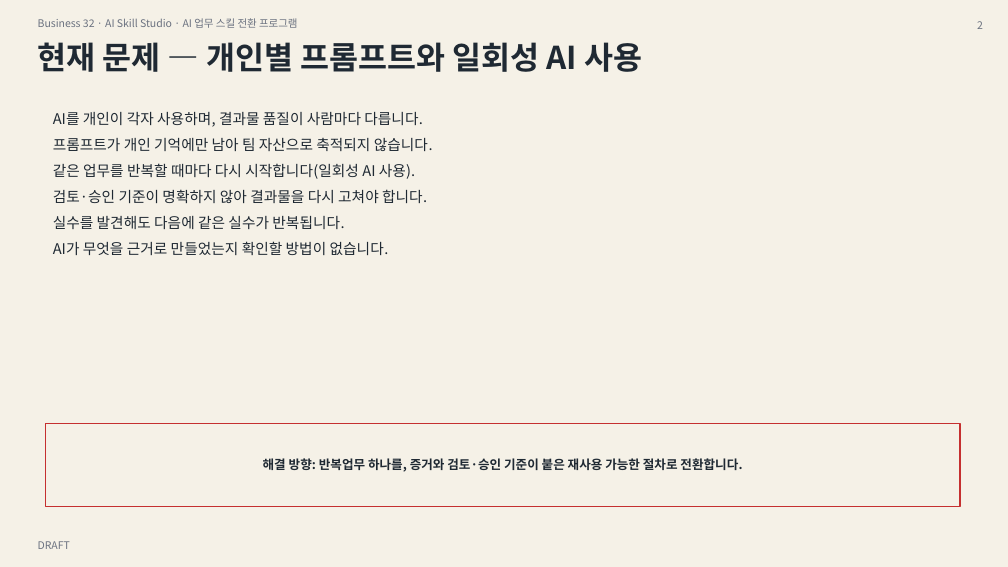
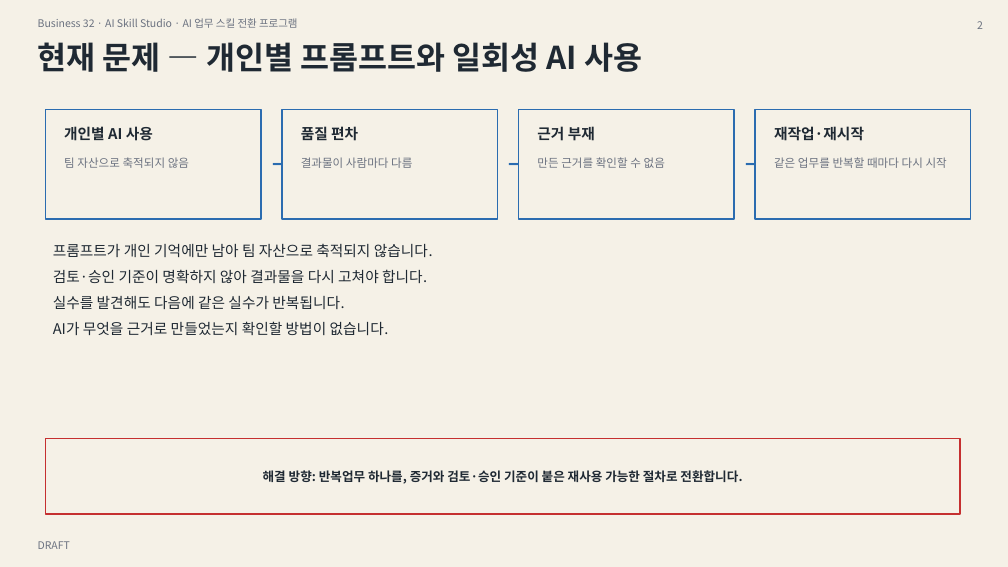
Before and after one commit to skerishKang/ai-revenue-lab, a slide deck: slide 2 of docs/commercial/business-32-ai-skill-studio/customer-package/Business32_Master_Proposal_10p.pptx. Drawn at 1008x567 pixels with LibreOffice and Linux fonts; fonts in the diff are those of the drawing. Boxes give left, top, right and bottom in pixels: in the first picture for what was removed or moved away, otherwise in the second. Text is boxed around its words. In the diff, an @@ line names an element or a change of style, - is before the commit and + after.

```diff
--- a/docs/commercial/business-32-ai-skill-studio/customer-package/Business32_Master_Proposal_10p.pptx
+++ b/docs/commercial/business-32-ai-skill-studio/customer-package/Business32_Master_Proposal_10p.pptx
@@ rectangle added at box(45, 110, 261, 219), fill #F5F1E7, outline #2B6CB0 1.5 pt @@
@@ text at box(53, 112, 423, 127): paragraph removed @@
-AI를 개인이 각자 사용하며, 결과물 품질이 사람마다 다릅니다.
@@ rectangle added at box(282, 110, 498, 219), fill #F5F1E7, outline #2B6CB0 1.5 pt @@
@@ rectangle added at box(519, 110, 734, 219), fill #F5F1E7, outline #2B6CB0 1.5 pt @@
@@ rectangle added at box(755, 110, 971, 219), fill #F5F1E7, outline #2B6CB0 1.5 pt @@
@@ text added at box(64, 126, 153, 141), 14 pt, text #1F2933, bold @@
+개인별 AI 사용
@@ text added at box(265, 147, 284, 185), 20 pt, text #2B6CB0, bold @@
+→
@@ text added at box(301, 126, 358, 141), 14 pt, text #1F2933, bold @@
+품질 편차
@@ text added at box(501, 147, 520, 185), 20 pt, text #2B6CB0, bold @@
+→
@@ text added at box(537, 126, 595, 141), 14 pt, text #1F2933, bold @@
+근거 부재
@@ text added at box(738, 147, 757, 185), 20 pt, text #2B6CB0, bold @@
+→
@@ text added at box(774, 126, 864, 141), 14 pt, text #1F2933, bold @@
+재작업·재시작
@@ text at box(53, 163, 415, 179): paragraph removed @@
-같은 업무를 반복할 때마다 다시 시작합니다(일회성 AI 사용).
@@ text added at box(64, 157, 189, 168), 11 pt, text #6B7280 @@
+팀 자산으로 축적되지 않음
@@ text added at box(301, 157, 412, 168), 11 pt, text #6B7280 @@
+결과물이 사람마다 다름
@@ text added at box(537, 157, 665, 168), 11 pt, text #6B7280 @@
+만든 근거를 확인할 수 없음
@@ text added at box(774, 157, 947, 168), 11 pt, text #6B7280 @@
+같은 업무를 반복할 때마다 다시 시작
@@ text "프롬프트가 개인 기억에만 남아 팀 ...": place and size @@
-text "프롬프트가 개인 기억에만 남아 팀 ..." at box(53, 112, 433, 255)
+text "프롬프트가 개인 기억에만 남아 팀 ..." at box(53, 244, 433, 335)
@@ rectangle "해결 방향: 반복업무 하나를, 증거와 ...": place and size @@
-rectangle "해결 방향: 반복업무 하나를, 증거와 ..." at box(45, 423, 960, 507)
+rectangle "해결 방향: 반복업무 하나를, 증거와 ..." at box(45, 439, 960, 514)
```
Also in this commit, not shown: 6 other slides changed, 28 other files.
